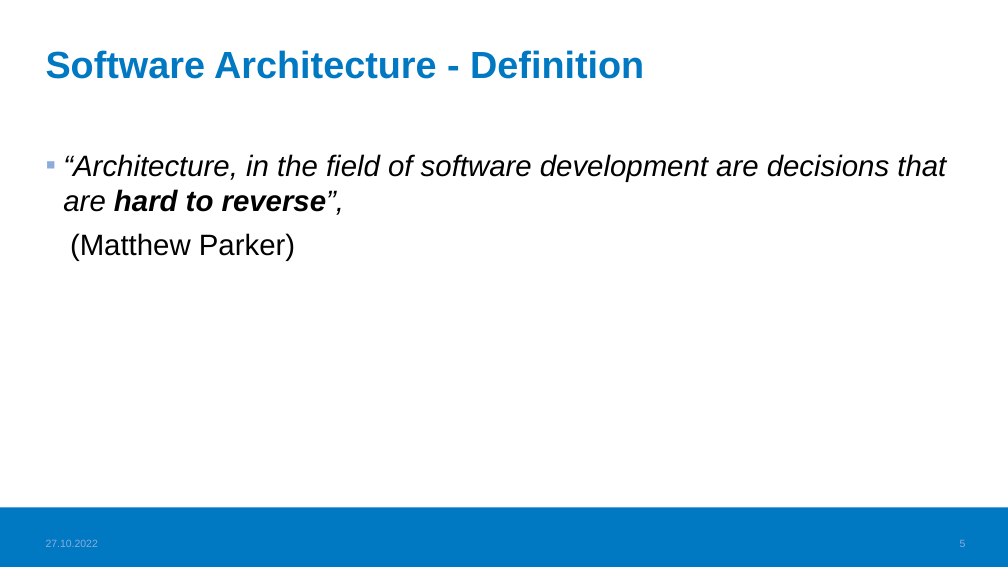
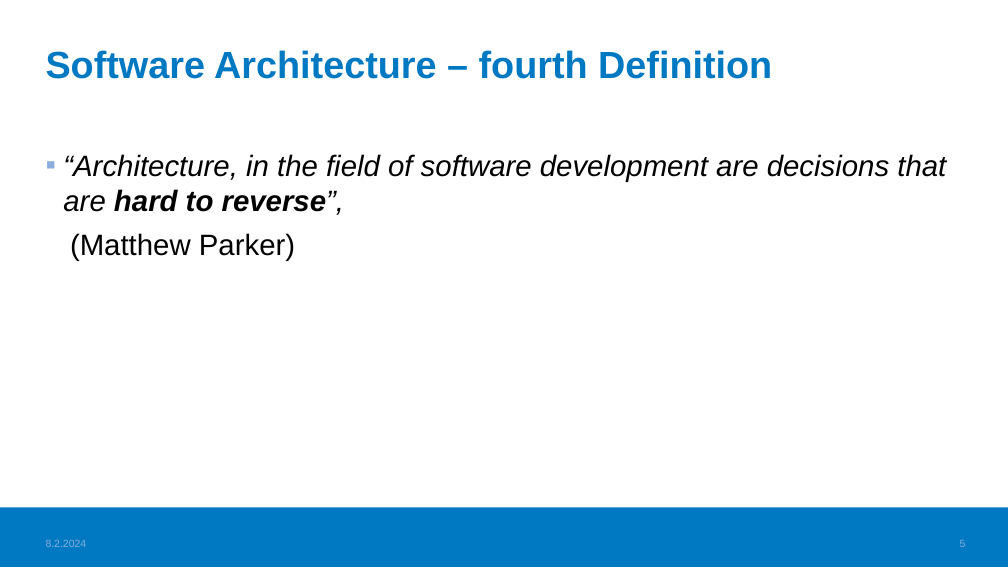
Before and after one commit to haagahelia/ohke-teknologiat, a slide deck: slide 5 of 06_ohjelmistoarkkitehtuurit_ja_patternit/SoftwareArchitecturesAndPatterns.pptx. Drawn at 1008x567 pixels with LibreOffice and Linux fonts; fonts in the diff are those of the drawing; background and template pictures are left out. Boxes give left, top, right and bottom in pixels: in the first picture for what was removed or moved away, otherwise in the second. Text is boxed around its words. In the diff, an @@ line names an element or a change of style, - is before the commit and + after.

```diff
--- a/06_ohjelmistoarkkitehtuurit_ja_patternit/SoftwareArchitecturesAndPatterns.pptx
+++ b/06_ohjelmistoarkkitehtuurit_ja_patternit/SoftwareArchitecturesAndPatterns.pptx
@@ title at <box>46,50,772,79</box>: text changed @@
-Software Architecture - Definition
+Software Architecture – fourth Definition
@@ text at <box>46,539,87,547</box>: text changed @@
-27.10.2022
+8.2.2024
```
Also in this commit, not shown: 18 other slides changed, 1 slide added, 3 other files.
